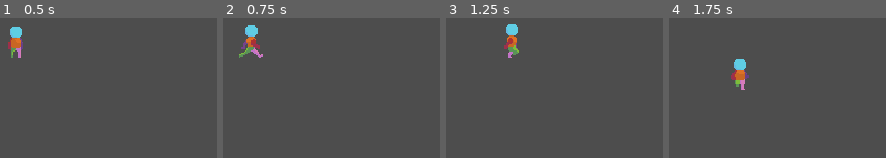
Above: before the commit, frames 1-4 (left to right).
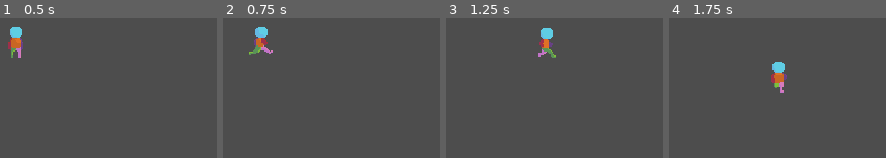
Above: after the commit, the same moments.

Repository: Hummerman1497/project-survival-craft
Game: Godot game, scene res://playground.tscn
The game is run twice, just before and just after one commit, with the same random seed, the same clock (stepped at 60 frames per second) and the same inputs.
Inputs:
- Up to frame 1 (0.5 s): no input
- Up to frame 2 (0.75 s): tap Enter at 0.5 s; hold D (right) from 0.53 s (still down); hold Shift (run) from 0.53 s (still down)
- Up to frame 3 (1.25 s): keep holding D (right); keep holding Shift (run)
- Up to frame 4 (1.75 s): release D (right) at 1.28 s; release Shift (run) at 1.28 s; hold S (down) from 1.28 s (still down); tap Shift (run) at 1.35 s

Frame 1 is identical in both runs. In frame 2, 1.9% of the frame differs, in the area x 7-24%, y 5-29%; in frame 3, 2.1%; in frame 4, 2.2%, in the area x 28-55%, y 29-54%.

Commit message:
added run to state_machine

Diff:
--- a/Player/Scripts/state_idle.gd
+++ b/Player/Scripts/state_idle.gd
@@ -1,6 +1,7 @@
 class_name State_Idle extends State
 
 @onready var walk: State = $"../Walk"
+@onready var run: State = $"../Run"
 
 
 
@@ -18,7 +19,10 @@
 ## What happens during the _process update in this State ?
 func Process(_delta : float) -> State:
 	if player.direction != Vector2.ZERO:
+		if Input.is_action_pressed("run"):
+			return run
 		return walk
+
 	player.velocity = Vector2.ZERO
 	return null
 
--- a/Player/Scripts/state_run.gd
+++ b/Player/Scripts/state_run.gd
@@ -9,7 +9,7 @@
 ## What happens when the Player enters this State?
 func Enter() -> void:
 	player.UpdateAnimation("run")
-	pass
+
 
 
 ## What happens when the Player exits this State?
@@ -21,7 +21,8 @@
 func Process(_delta : float) -> State:
 	if player.direction == Vector2.ZERO:
 		return idle
-	if player.direction != Vector2.ZERO:
+
+	if not Input.is_action_pressed("run"):
 		return walk
 	player.velocity = player.direction * run_speed
 
--- a/Player/Scripts/state_walk.gd
+++ b/Player/Scripts/state_walk.gd
@@ -3,6 +3,7 @@
 @export var walk_speed : float = 60.00
 
 @onready var idle: State = $"../Idle"
+@onready var run: State = $"../Run"
 
 
 
@@ -22,6 +23,9 @@
 	if player.direction == Vector2.ZERO:
 		return idle
 
+	if Input.is_action_pressed("run"):
+		return run
+
 	player.velocity = player.direction * walk_speed
 
 	if player.SetDirection():
--- a/Player/player.tscn
+++ b/Player/player.tscn
@@ -7,6 +7,7 @@
 [ext_resource type="Script" uid="uid://cyverr6spcijn" path="res://Player/Scripts/player_state_machine.gd" id="5_k53q1"]
 [ext_resource type="Script" uid="uid://c4jbk46vipaho" path="res://Player/Scripts/state_idle.gd" id="6_fhl08"]
 [ext_resource type="Script" uid="uid://b4r4dx3ma1425" path="res://Player/Scripts/state_walk.gd" id="7_vtle1"]
+[ext_resource type="Script" uid="uid://ci5hrjrqmdej6" path="res://Player/Scripts/state_run.gd" id="8_od3ui"]
 
 [sub_resource type="CapsuleShape2D" id="CapsuleShape2D_edjgo"]
 
@@ -2465,3 +2466,4 @@
 script = ExtResource("7_vtle1")
 
 [node name="Run" type="Node" parent="StateMachine" unique_id=1474910307]
+script = ExtResource("8_od3ui")
